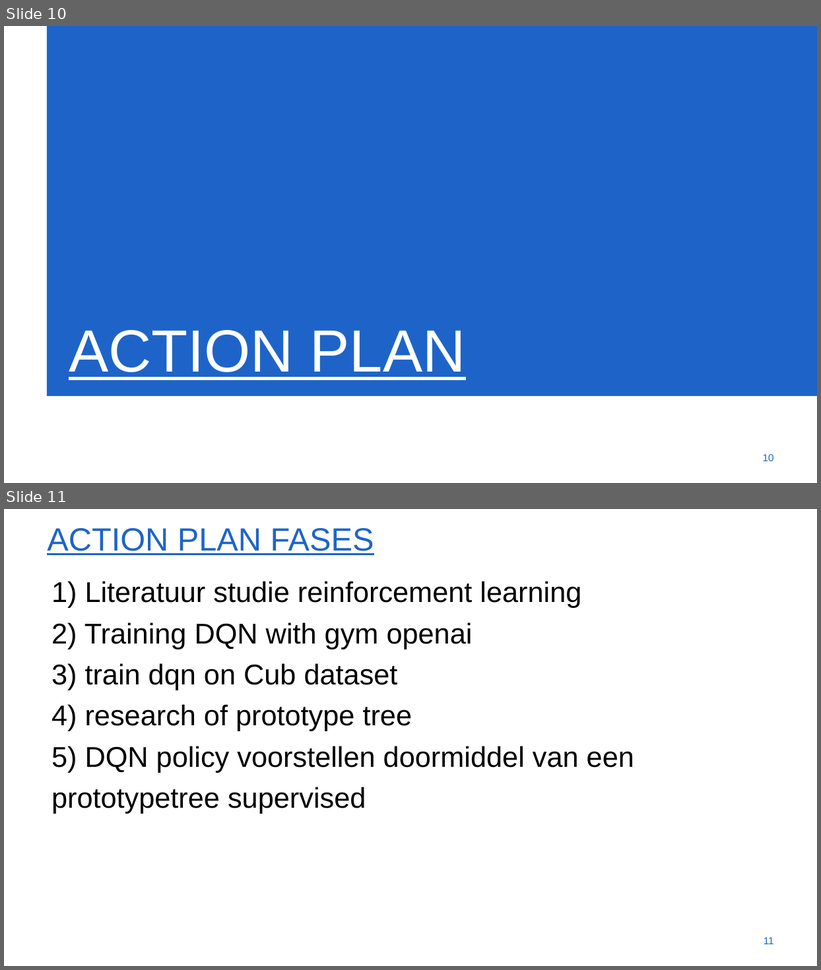
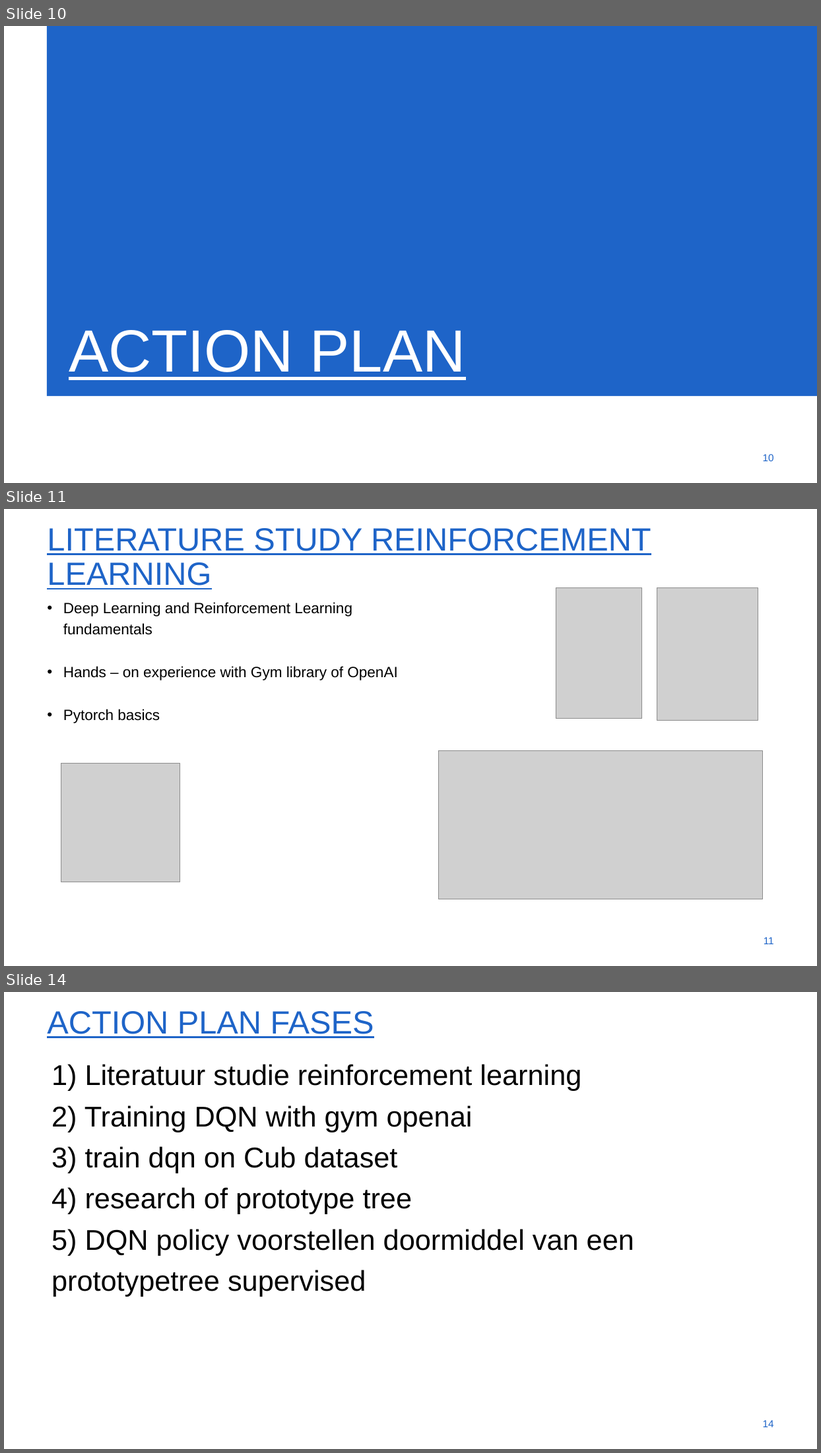
Before and after one commit to xdv6/MastersThesis, a slide deck: tussentijdse_presentatie/tussentijdse_presentatie_masterproef.potx. Shown one above the other, each under a label of ours: slides 10 and 11 before the commit, slides 10, 11 and 14 after it; the slides between them are not shown. The pictures are 821x970 and 821x1453 pixels, drawn with LibreOffice and Linux fonts; fonts in the diff are those of the drawing; grey boxes stand for pictures; background and template pictures are left out. Boxes give left, top, right and bottom in pixels: in the first picture for what was removed or moved away, otherwise in the second. Text is boxed around its words. In the diff, an @@ line names an element or a change of style, - is before the commit and + after.

```diff
--- a/tussentijdse_presentatie/tussentijdse_presentatie_masterproef.potx
+++ b/tussentijdse_presentatie/tussentijdse_presentatie_masterproef.potx
@@ slide 11 added at (4, 509, 817, 966), background #FFFFFF @@
@@ title added at (47, 528, 651, 590), 54 pt, text #1E64C8, underline @@
+LITERATURE STUDY REINFORCEMENT LEARNING
@@ text added at (63, 602, 397, 723), 25 pt, text #000000 @@
+• Deep Learning and Reinforcement Learning fundamentals
+• Hands – on experience with Gym library of OpenAI
+• Pytorch basics
@@ picture added at (556, 588, 642, 719) @@
@@ picture added at (657, 588, 758, 720) @@
@@ picture added at (61, 763, 180, 883) @@
@@ picture added at (439, 751, 762, 899) @@
@@ page number added at (764, 937, 774, 945), 17.1 pt, text #1E64C8 @@
+11
@@ what was slide 11 is now slide 14 @@
@@ page number at (763, 1420, 774, 1428): text changed @@
-11
+14
```
Also in this commit, not shown: 2 other slides added.
